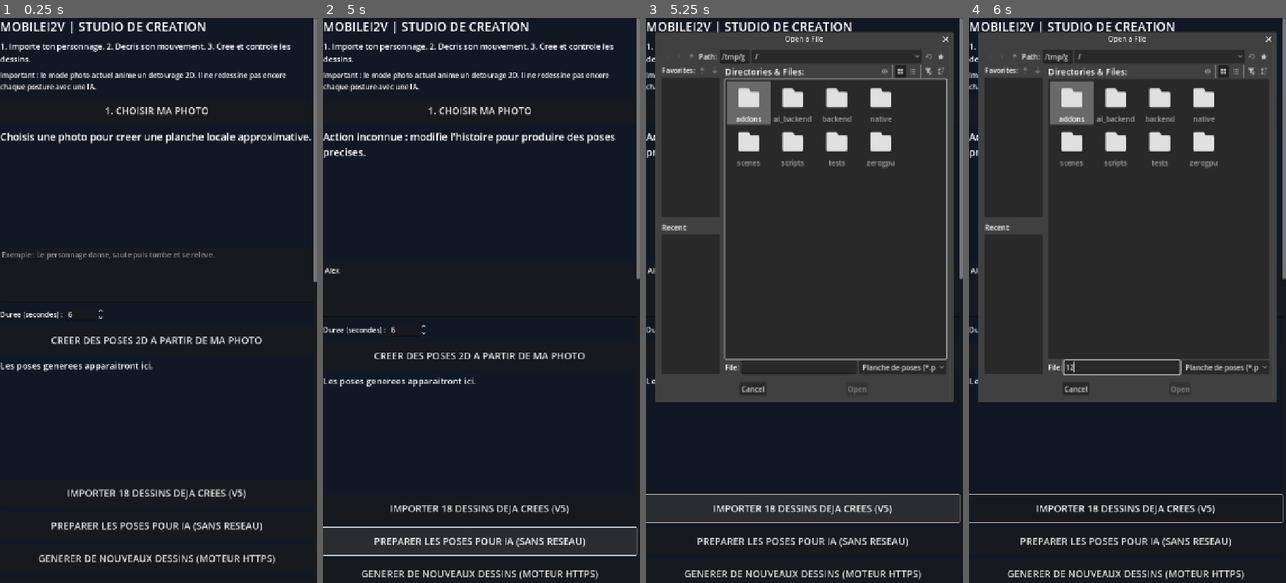
Above: before the commit, frames 1-4 (left to right).
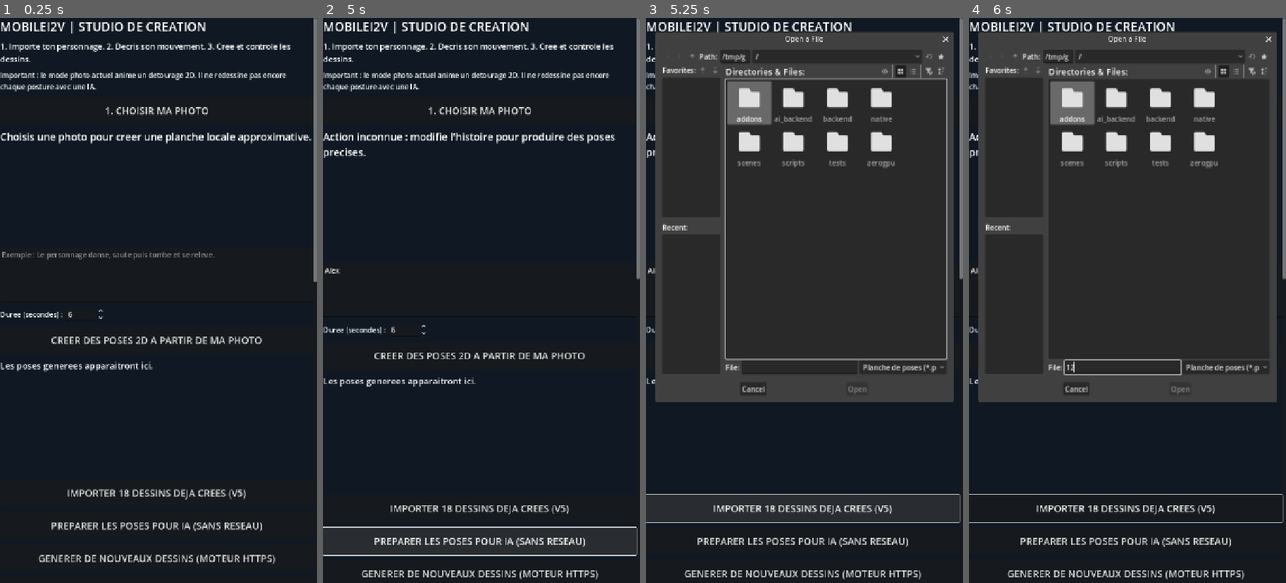
Above: after the commit, the same moments.

Repository: ericjamesempere-stack/MobileI2V-Xiaomi-
Game: Godot game, scene res://scenes/main.tscn
The game is run twice, just before and just after one commit, with the same random seed, the same clock (stepped at 60 frames per second) and the same inputs.
Inputs (mouse positions are in pixels of both pictures, inside the frame that each line leads up to):
- Up to frame 1 (0.25 s): no input
- Up to frame 2 (5 s): click (478, 272) at 0.52 s; type "Alex" at 0.6 s; click "PREPARER LES POSES POUR IA (S…" at 1.25 s; click "PREPARER LES POSES POUR IA (S…" at 2 s; click "Rejouer" at 2.75 s; click "Rejouer" at 3.5 s; click "Rejouer" at 4.25 s
- Up to frame 3 (5.25 s): click "Pose -" at 5 s
- Up to frame 4 (6 s): click (1121, 368) at 5.77 s; type "12" at 5.85 s

Frames 1-2 are identical in both runs. In frame 3, 1.3% of the frame differs, in the area x 4-93%, y 6-67%; in frame 4, 1.0%.

Commit message:
Fix storyboard pose-guide timing for falls and standing up while preserving cyclic locomotion

Diff:
--- a/scripts/storyboard.gd
+++ b/scripts/storyboard.gd
@@ -907,7 +907,18 @@
         if action == "inconnu":
             status.text = "Action inconnue : modifie l'histoire pour produire des poses precises."
             return
-        var phase: float = seconds * (1.8 if action == "course" else 1.0)
+        # Use phase within the current action for one-shot gestures such as
+        # falling and standing up. Walking/running remain cyclic.
+        var phase: float = 0.0
+        var steps: Array = motion.get("steps", [])
+        for step in steps:
+            if seconds < float(step.get("end", 0.0)) or step == steps.back():
+                var start_time: float = float(step.get("start", 0.0))
+                var end_time: float = float(step.get("end", start_time + 1.0))
+                phase = clampf((seconds - start_time) / maxf(0.001, end_time - start_time), 0.0, 1.0)
+                break
+        if action == "course" or action == "marche" or action == "danse":
+            phase = seconds * (1.8 if action == "course" else 1.0)
         var guide: Image = generator.render(story, phase, Vector2i(360, 480), action)
         if guide == null or guide.is_empty():
             status.text = "Pose %d non creee." % (i + 1)
